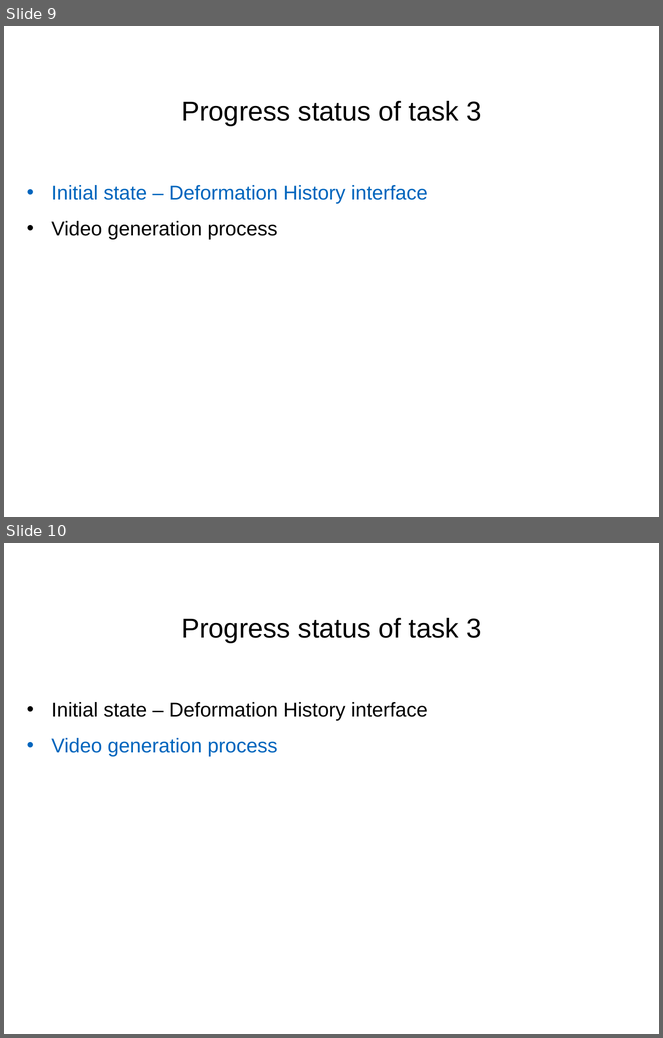
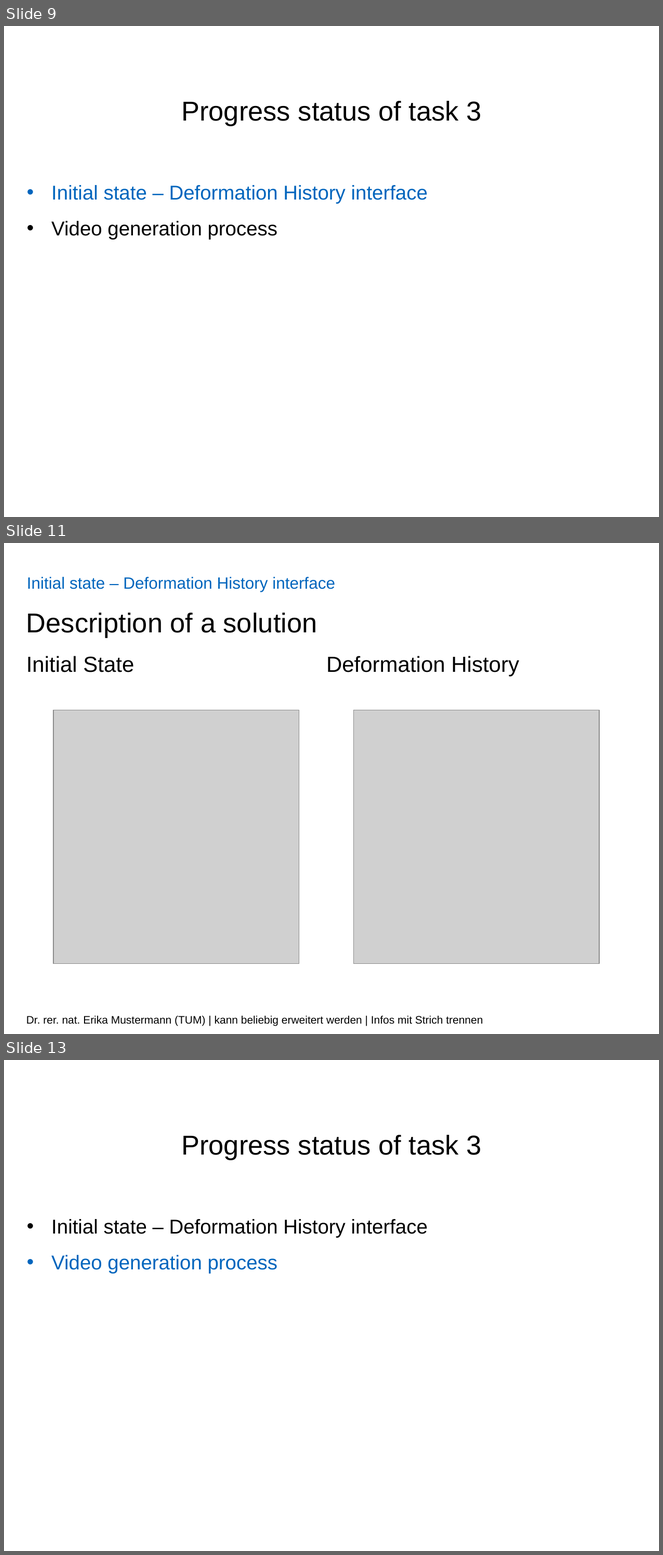
Before and after one commit to JDanielPR/Project_SofwareLab, a slide deck: Presentations/presentation_2/SW-Lab_presentation2_TUM.pptx. Shown one above the other, each under a label of ours: slides 9 and 10 before the commit, slides 9, 11 and 13 after it; the slides between them are not shown. The pictures are 663x1038 and 663x1555 pixels, drawn with LibreOffice and Linux fonts; fonts in the diff are those of the drawing; grey boxes stand for pictures; background and template pictures are left out. Boxes give left, top, right and bottom in pixels: in the first picture for what was removed or moved away, otherwise in the second. Text is boxed around its words. In the diff, an @@ line names an element or a change of style, - is before the commit and + after.

```diff
--- a/Presentations/presentation_2/SW-Lab_presentation2_TUM.pptx
+++ b/Presentations/presentation_2/SW-Lab_presentation2_TUM.pptx
@@ slide 11 added at [4,543,659,1034], background #FFFFFF @@
@@ title added at [27,577,335,592], 18 pt, text #0065BD @@
+Initial state – Deformation History interface
@@ text added at [26,613,318,638], 30 pt, text #000000 @@
+Description of a solution
@@ text added at [26,656,134,672], 24 pt, text #000000 @@
+Initial State
@@ text added at [326,656,519,677], 24 pt, text #000000 @@
+Deformation History
@@ picture added at [53,710,299,964] @@
@@ picture added at [354,710,599,964] @@
@@ text added at [26,1016,483,1026], 12 pt, text #000000 @@
+Dr. rer. nat. Erika Mustermann (TUM) | kann beliebig erweitert werden | Infos mit Strich trennen
@@ what was slide 10 is now slide 13 @@
```
Also in this commit, not shown: 5 slides changed, 2 other slides added.
